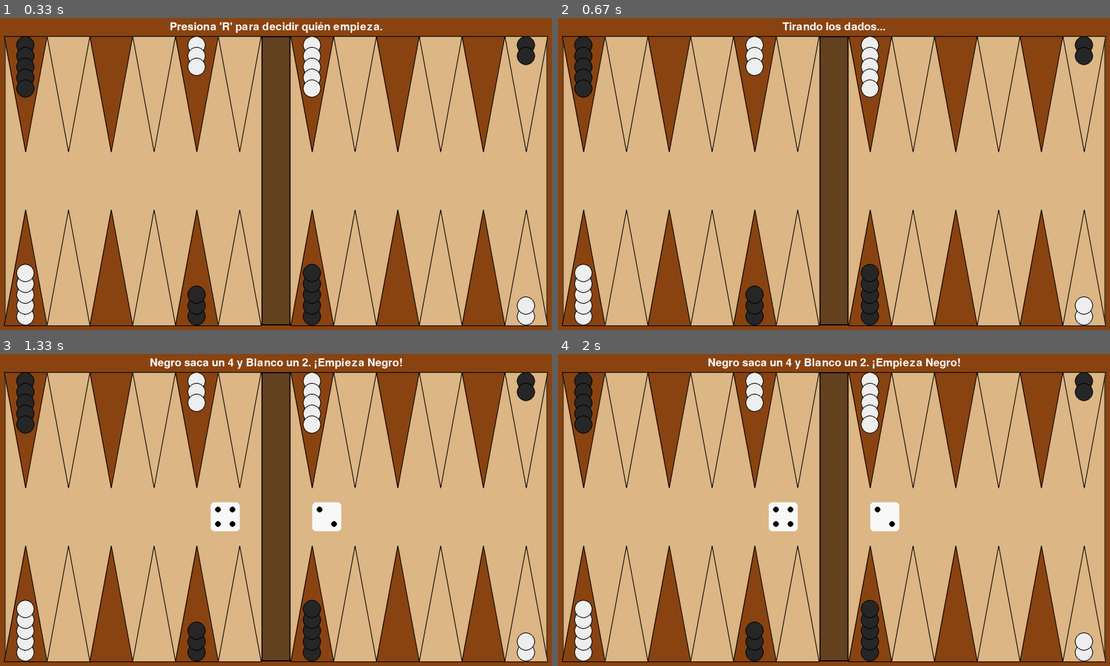
Above: before the commit, frames 1-4 (two rows, left to right).
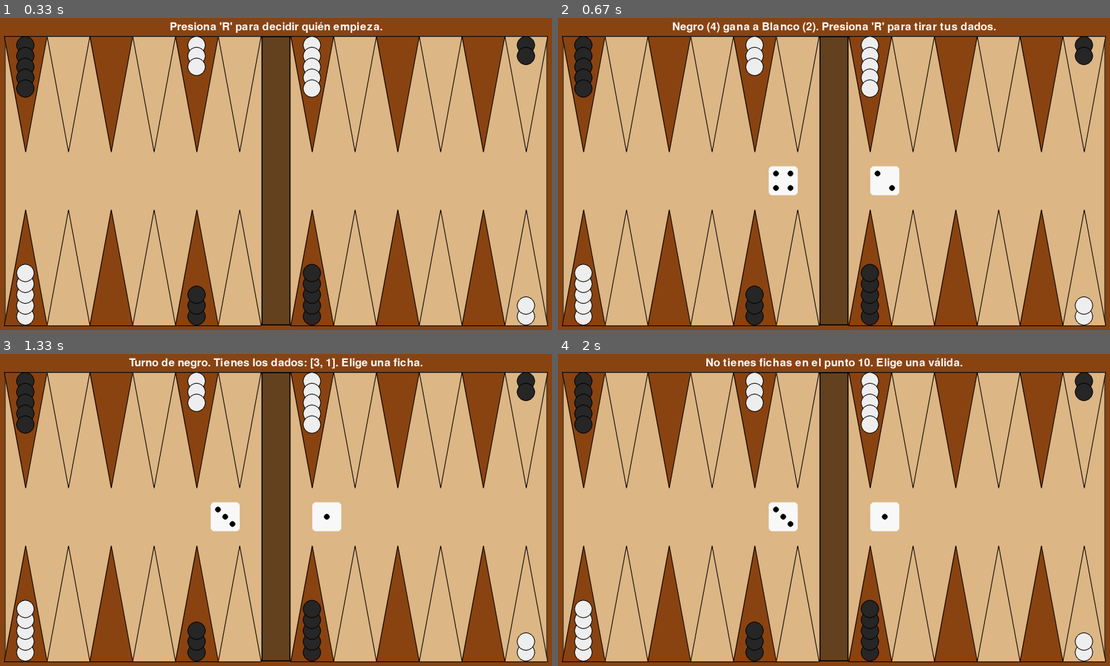
Above: after the commit, the same moments.

Repository: um-computacion/computacion-2025-backgammon-Francomaldonado1
Game: pygame game, started from Backgammon/Interfaces/PygameUI.py
Same seed, same stepped clock (60 frames per second), same inputs: the game is played once before the commit and once after it.
Inputs (mouse positions are in pixels of both pictures, inside the frame that each line leads up to):
- Up to frame 1 (0.33 s): no input
- Up to frame 2 (0.67 s): hold R from 0.33 s (still down)
- Up to frame 3 (1.33 s): release R at 0.8 s; hold R 0.83-1.3 s
- Up to frame 4 (2 s): click (651, 591) at 1.38 s; click (684, 397) at 1.72 s

Frame 1 is identical in both runs. In frame 2, 1.9% of the frame differs, in the area x 20-80%, y 1-57%; in frame 3, 1.0%; in frame 4, 0.9%.

Commit message:
Agregando tirada de dados para jugar mas validación de movimientos inicial

Diff:
--- a/Backgammon/Interfaces/PygameUI.py
+++ b/Backgammon/Interfaces/PygameUI.py
@@ -10,32 +10,25 @@
 
 class PygameUI:
     def __init__(self, board_width: int = 1600, board_height: int = 900):
-        """
-        Inicializa la interfaz gráfica para el juego de Backgammon usando pygame.
-
-        Args:
-            board_width (int): Ancho de la ventana del juego.
-            board_height (int): Alto de la ventana del juego.
-        """
+        """Inicializa la interfaz gráfica para el juego de Backgammon."""
         pygame.init()
+        # ... (código del constructor sin cambios) ...
         self.__screen__ = pygame.display.set_mode((board_width, board_height))
         pygame.display.set_caption("Backgammon")
         self.__clock__ = pygame.time.Clock()
         self.__running__ = True
 
         # --- Lógica de la partida ---
-        self.__game_state__ = 'START_ROLL' # Estados posibles: 'START_ROLL', 'GAMEPLAY'
+        self.__game_state__ = 'START_ROLL'
         self.__dice__ = Dice()
-        self.__dice_rolls__ = [0, 0] # Almacena el resultado de los dados: [Dado 1, Dado 2]
-        self.__current_player__ = None # Puede ser 'negro' o 'blanco'
+        self.__dice_rolls__ = []
+        self.__current_player__ = None
         self.__font__ = pygame.font.Font(None, 45)
         self.__message__ = "Presiona 'R' para decidir quién empieza."
 
-        # Instancia del tablero de juego
         self.__board__ = Board()
         self.__board__.inicializar_posiciones_estandar()
 
-        # Estado de la UI
         self.__selected_point__: Optional[int] = None
 
         # --- Paleta de Colores ---
@@ -51,16 +44,14 @@
         self.__dice_color__ = (250, 250, 250)
         self.__pip_color__ = (0, 0, 0)
 
-        # --- Dimensiones del Tablero ---
+        # --- Dimensiones ---
         self.__board_margin__ = 50
         self.__board_width__ = 1500
         self.__board_height__ = 800
         self.__bar_width__ = 80
 
     def run(self) -> None:
-        """
-        Inicia el bucle principal del juego, que maneja eventos, actualizaciones y renderizado.
-        """
+        """Inicia el bucle principal del juego."""
         while self.__running__:
             self.__handle_events()
             self.__update()
@@ -71,10 +62,7 @@
         sys.exit()
 
     def __handle_events(self) -> None:
-        """
-        Gestiona todas las entradas del usuario, como cerrar la ventana,
-        presionar teclas y hacer clics con el ratón.
-        """
+        """Gestiona las entradas del usuario."""
         for event in pygame.event.get():
             if event.type == pygame.QUIT:
                 self.__running__ = False
@@ -83,40 +71,52 @@
                 if event.key == pygame.K_ESCAPE:
                     self.__running__ = False
 
-                # Si el juego está en la fase de tirada inicial, la tecla 'R' tira los dados.
-                if event.key == pygame.K_r and self.__game_state__ == 'START_ROLL':
-                    self.__roll_to_start()
-
-            elif event.type == pygame.MOUSEBUTTONDOWN:
-                if event.button == 1: # Click izquierdo
-                    # La detección de clics en el tablero solo se activa después de la tirada inicial.
-                    if self.__game_state__ == 'GAMEPLAY':
-                        mouse_pos = pygame.mouse.get_pos()
-                        clicked_point = self.__get_point_from_mouse_pos(mouse_pos)
-
-                        if clicked_point is not None:
-                            self.__selected_point__ = clicked_point
-                            print(f"Click detectado en el punto: {self.__selected_point__}")
+                if event.key == pygame.K_r:
+                    if self.__game_state__ == 'START_ROLL':
+                        self.__roll_to_start()
+                    elif self.__game_state__ == 'AWAITING_ROLL':
+                        self.__roll_player_dice()
+
+            elif event.type == pygame.MOUSEBUTTONDOWN and event.button == 1:
+                # La lógica de clics solo funciona cuando se espera la selección de una pieza.
+                if self.__game_state__ == 'AWAITING_PIECE_SELECTION':
+                    mouse_pos = pygame.mouse.get_pos()
+                    clicked_point = self.__get_point_from_mouse_pos(mouse_pos)
+
+                    if clicked_point is not None:
+                        # --- LÓGICA CORREGIDA ---
+                        # Si no hay ninguna ficha seleccionada (primer clic), se valida y selecciona el origen.
+                        if self.__selected_point__ is None:
+                            estado_punto = self.__board__.obtener_estado_punto(clicked_point)
+
+                            # Comprobar si hay fichas y si son del jugador actual
+                            if estado_punto and estado_punto[0] == self.__current_player__:
+                                self.__selected_point__ = clicked_point
+                                self.__message__ = f"Ficha en {clicked_point} seleccionada. Elige el destino."
+                            else:
+                                self.__message__ = f"No tienes fichas en el punto {clicked_point}. Elige una válida."
+
+                        # Si ya hay una ficha seleccionada (segundo clic), se valida el movimiento al destino.
                         else:
+                            origen = self.__selected_point__
+                            destino = clicked_point
+
+                            self.__validate_and_report_move(origen, destino)
+
+                            # Reiniciar la selección para el próximo intento de movimiento
                             self.__selected_point__ = None
-                            print("Click fuera de un punto válido.")
+                            # El mensaje se actualiza dentro de __validate_and_report_move o se resetea aquí
+                            if "VÁLIDO" not in self.__message__:
+                                self.__message__ = f"Turno de {self.__current_player__}. Dados: {self.__dice_rolls__}. Elige una ficha."
 
 
     def __roll_to_start(self):
-        """
-        Realiza la tirada de un dado por jugador para determinar quién empieza.
-        Utiliza el método tirar() de la clase Dice y maneja los empates.
-        """
-        self.__message__ = "Tirando los dados..."
-        self.__draw()
-        pygame.time.wait(400)
-
-        # Tira los dados y obtiene los valores
+        """Realiza la tirada inicial para decidir quién empieza."""
+        # ... (código sin cambios) ...
         self.__dice__.tirar()
         roll1 = self.__dice__.obtener_dado1()
         roll2 = self.__dice__.obtener_dado2()
 
-        # Vuelve a tirar si hay empate
         while roll1 == roll2:
             self.__dice__.tirar()
             roll1 = self.__dice__.obtener_dado1()
@@ -126,12 +126,46 @@
 
         if roll1 > roll2:
             self.__current_player__ = "negro"
-            self.__message__ = f"Negro saca un {roll1} y Blanco un {roll2}. ¡Empieza Negro!"
+            self.__message__ = f"Negro ({roll1}) gana a Blanco ({roll2}). Presiona 'R' para tirar tus dados."
         else:
             self.__current_player__ = "blanco"
-            self.__message__ = f"Blanco saca un {roll2} y Negro un {roll1}. ¡Empieza Blanco!"
-
-        self.__game_state__ = 'GAMEPLAY'
+            self.__message__ = f"Blanco ({roll2}) gana a Negro ({roll1}). Presiona 'R' para tirar tus dados."
+
+        self.__game_state__ = 'AWAITING_ROLL'
+
+    def __roll_player_dice(self):
+        """El jugador actual tira los dos dados para su turno."""
+        # ... (código sin cambios) ...
+        self.__dice__.tirar()
+        self.__dice_rolls__ = [self.__dice__.obtener_dado1(), self.__dice__.obtener_dado2()]
+        self.__game_state__ = 'AWAITING_PIECE_SELECTION'
+        self.__message__ = f"Turno de {self.__current_player__}. Tienes los dados: {self.__dice_rolls__}. Elige una ficha."
+
+
+    def __validate_and_report_move(self, origen: int, destino: int):
+        """
+        Valida un movimiento usando el Board y actualiza el mensaje de la UI.
+        """
+        # --- LÓGICA CORREGIDA ---
+        # Calcular el valor del dado como un número siempre positivo
+        dado_usado = abs(origen - destino)
+
+        print(f"Intento de mover de {origen} a {destino} (requiere un dado de {dado_usado})")
+
+        # Comprobar si el dado utilizado corresponde a uno de los disponibles
+        if dado_usado in self.__dice_rolls__:
+            # Llamar al método de validación del tablero
+            es_valido = self.__board__._mover_ficha_bool(origen, destino, self.__current_player__)
+
+            print(f"El movimiento es posible?: {es_valido}")
+            if es_valido:
+                self.__message__ = f"Movimiento de {origen} a {destino} es VÁLIDO."
+                # Nota: En un futuro commit, aquí se eliminaría el dado_usado de self.__dice_rolls__
+            else:
+                self.__message__ = f"Movimiento de {origen} a {destino} NO ES VÁLIDO. Intenta de nuevo."
+        else:
+            print("El valor del movimiento no corresponde con los dados tirados.")
+            self.__message__ = "El valor del dado no coincide. Intenta de nuevo."
 
     def __get_point_from_mouse_pos(self, mouse_pos: Tuple[int, int]) -> Optional[int]:
         """
@@ -191,7 +225,7 @@
         self.__draw_checkers()
         self.__draw_message()
 
-        if self.__dice_rolls__[0] != 0:
+        if self.__dice_rolls__:
             self.__draw_dice()
 
         pygame.display.flip()
Not shown, changed: Backgammon/CHANGELOG.md
Not shown, changed: Backgammon/prompts-desarrollo.md
